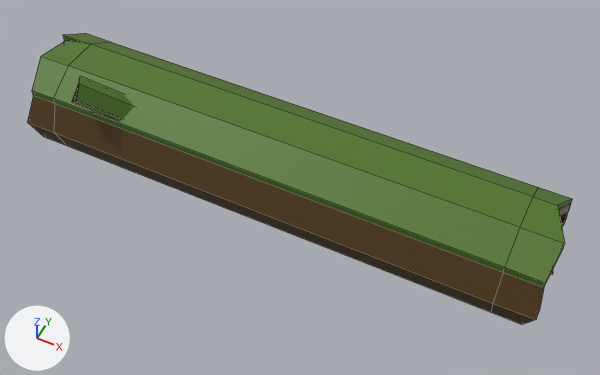
The Blender file Assets/Art/Sprite/Tronc.blend as it was, and as the next commit left it.
Camera for both pictures: a camera (50 mm lens) standing at (6.72, -11.94, 13.63) and looking at (0.86, -0.23, -1.0). Every picture has the same lights, and +X, +Y and +Z are marked at lower left. Mesh edges are drawn as thin lines.

Names of what the first picture shows: 'Baton', 'Tronc'.
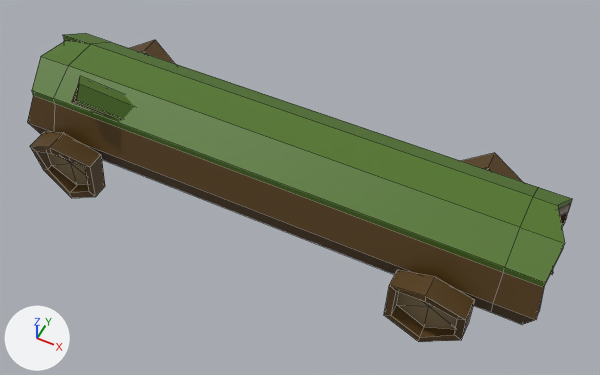
Commit message: tronc  update

ob_empty is not drawn itself; it is used by a modifier of ob_circle.

Where the change shows, as pixel boxes [x1, y1, x2, y2] in the pictures (600 x 375 px):
'Circle', added (brown)
    after: [30, 40, 522, 342]
    faces in mat_bois (brown #573e15): [30, 40, 522, 342]
    faces in mat_bois_2 (brown #8b7858): [48, 153, 457, 329]

What the commit changed:
Mesh me_circle_001 is new.
It has 37 vertices, 36 faces and spans x -0.87..0.87, y -1.0..1.0, z -0.91..0.26.
Faces by material slot: [30, 6].
It uses material mat_bois (brown #573e15).
It uses material mat_bois_2 (brown #8b7858).
Object 'Empty' (ob_empty) is new.
Its location is (0.0, 0.0, 0.0).
Object 'Circle' (ob_circle) is new; it shows me_circle_001.
Its parent is ob_tronc.
Its matrix parent inverse is Matrix(((0.0, 0.0, 1.0, 0.787), (0.0, 1.0, 0.0, 0.0), (-1.0, 0.0, 0.0, 0.0), (0.0, 0.0, 0.0, 1.0))).
Its location is (-4.712, -2.0, -1.348).
Its rotation in degrees is (90, 0, 0).
It gains a MIRROR modifier named 'Mirror'.
Modifier setting: use_axis = (True, True, False).
Modifier setting: mirror_object = ob_empty.
